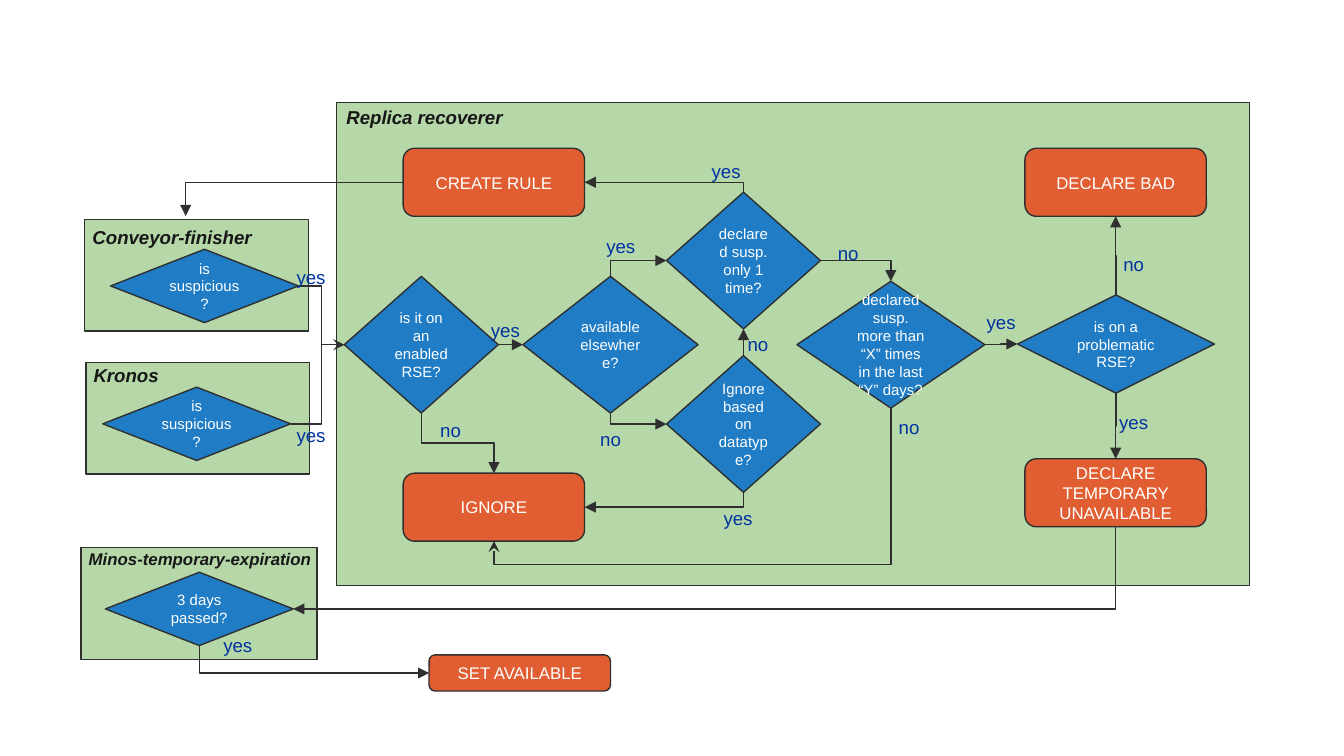
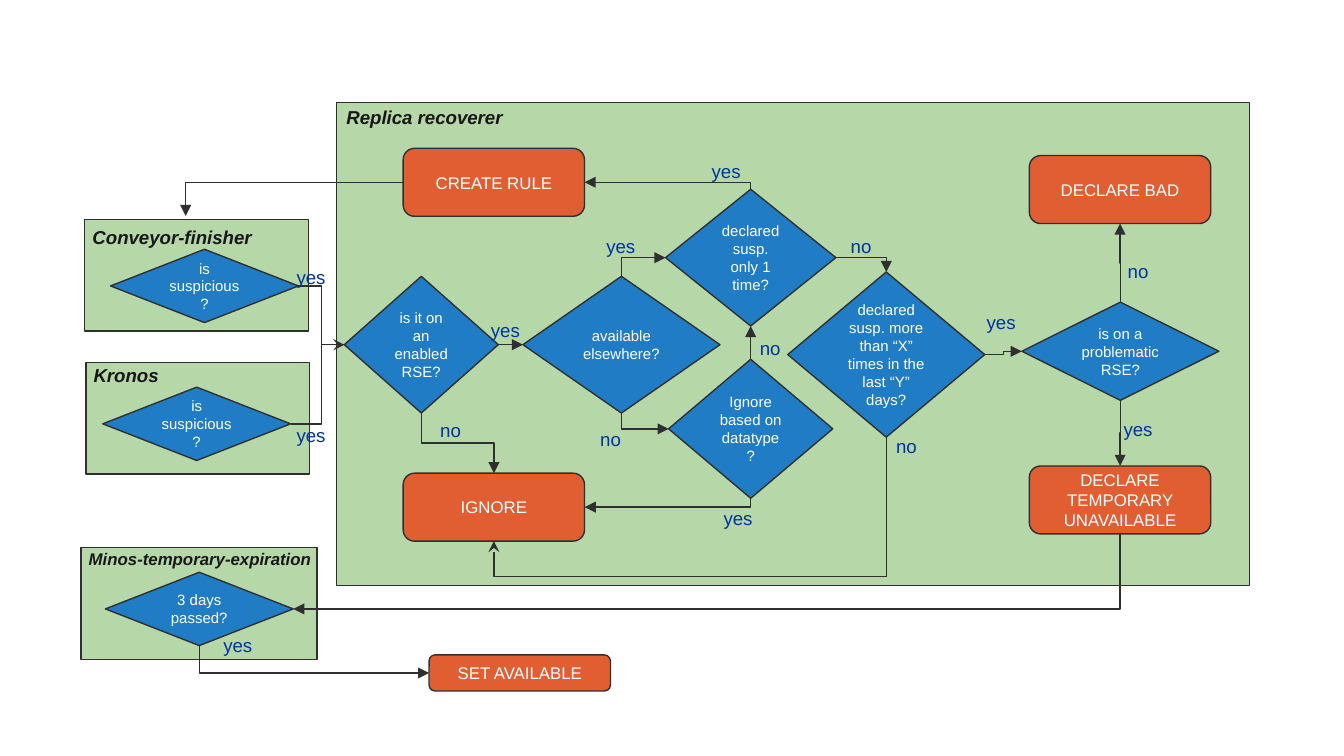
Before and after one commit to rucio/documentation, a slide deck: slide 1 of website/static/img/suspicious_replica_recoverer_diagram.pptx. Drawn at 1344x756 pixels with LibreOffice and Linux fonts; fonts in the diff are those of the drawing. Boxes give left, top, right and bottom in pixels: in the first picture for what was removed or moved away, otherwise in the second. Text is boxed around its words. In the diff, an @@ line names an element or a change of style, - is before the commit and + after.

```diff
--- a/website/static/img/suspicious_replica_recoverer_diagram.pptx
+++ b/website/static/img/suspicious_replica_recoverer_diagram.pptx
@@ elbow arrow moved from (743, 192) - (585, 183) to (751, 190) - (585, 183) @@
@@ diamond "declared susp. only 1 time?": place and size @@
-diamond "declared susp. only 1 time?" at [667,192,821,329]
+diamond "declared susp. only 1 time?" at [665,190,836,327]
@@ text "no": place and size @@
-text "no" at [838,250,859,261]
+text "no" at [851,243,872,253]
@@ elbow arrow moved from (610, 277) - (667, 261) to (621, 277) - (665, 258) @@
@@ elbow arrow moved from (821, 261) - (891, 281) to (836, 258) - (886, 271) @@
@@ diamond "available elsewhere?": place and size @@
-diamond "available elsewhere?" at [523,277,698,414]
+diamond "available elsewhere?" at [523,277,720,414]
@@ diamond "declared susp. more than “X” ...": place and size @@
-diamond "declared susp. more than “X” ..." at [797,281,985,407]
+diamond "declared susp. more than “X” ..." at [788,271,985,437]
@@ text "no": place and size @@
-text "no" at [748,338,769,351]
+text "no" at [760,345,781,355]
@@ arrow moved from (743, 356) - (743, 329) to (751, 359) - (751, 327) @@
@@ diamond "Ignore based on datatype?": place and size @@
-diamond "Ignore based on datatype?" at [667,356,821,493]
+diamond "Ignore based on datatype?" at [668,359,832,497]
@@ elbow arrow moved from (985, 345) - (1017, 344) to (985, 355) - (1021, 351) @@
@@ elbow arrow moved from (610, 413) - (667, 425) to (621, 413) - (668, 429) @@
@@ 2 elbow arrows, 1 text: place and size @@
-2 elbow arrows, 1 text at [1116,216,1144,458]
+2 elbow arrows, 1 text at [1120,223,1149,466]
@@ elbow arrow moved from (891, 409) - (493, 542) to (886, 437) - (493, 542) @@
@@ text "no": place and size @@
-text "no" at [899,424,920,434]
+text "no" at [896,443,917,453]
@@ 2 rounded rectangles, 1 text, 1 diamond: place and size @@
-2 rounded rectangles, 1 text, 1 diamond at [1017,148,1215,527]
+2 rounded rectangles, 1 text, 1 diamond at [1021,156,1219,535]
@@ elbow arrow moved from (743, 492) - (585, 507) to (751, 499) - (585, 507) @@
@@ elbow arrow moved from (1116, 527) - (293, 609) to (1120, 534) - (293, 609) @@
```
Also in this commit, not shown: 1 other file.
